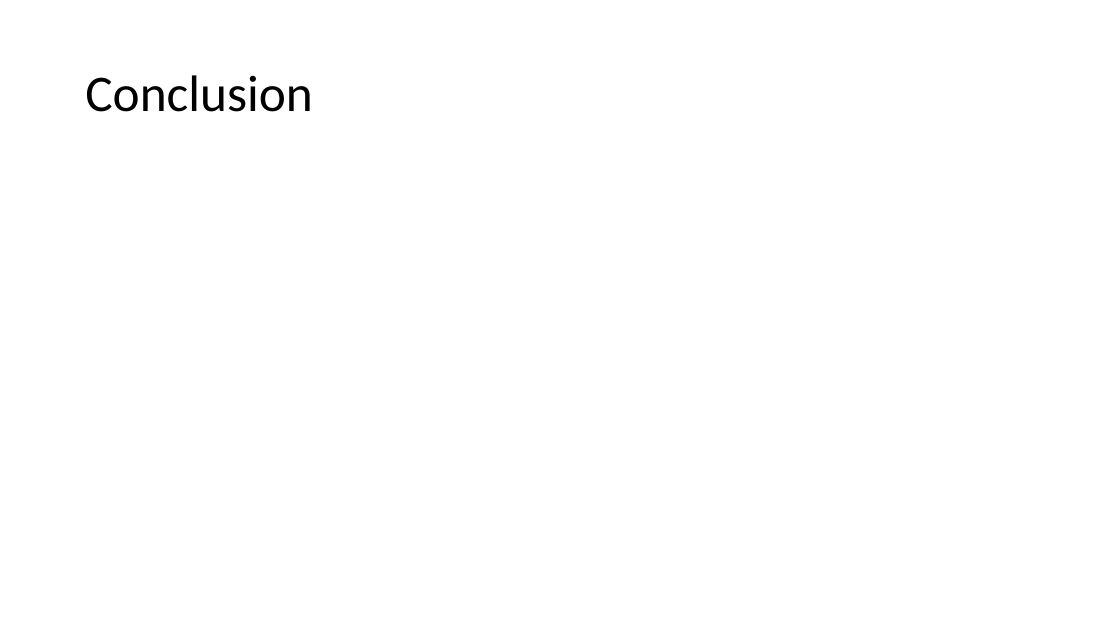
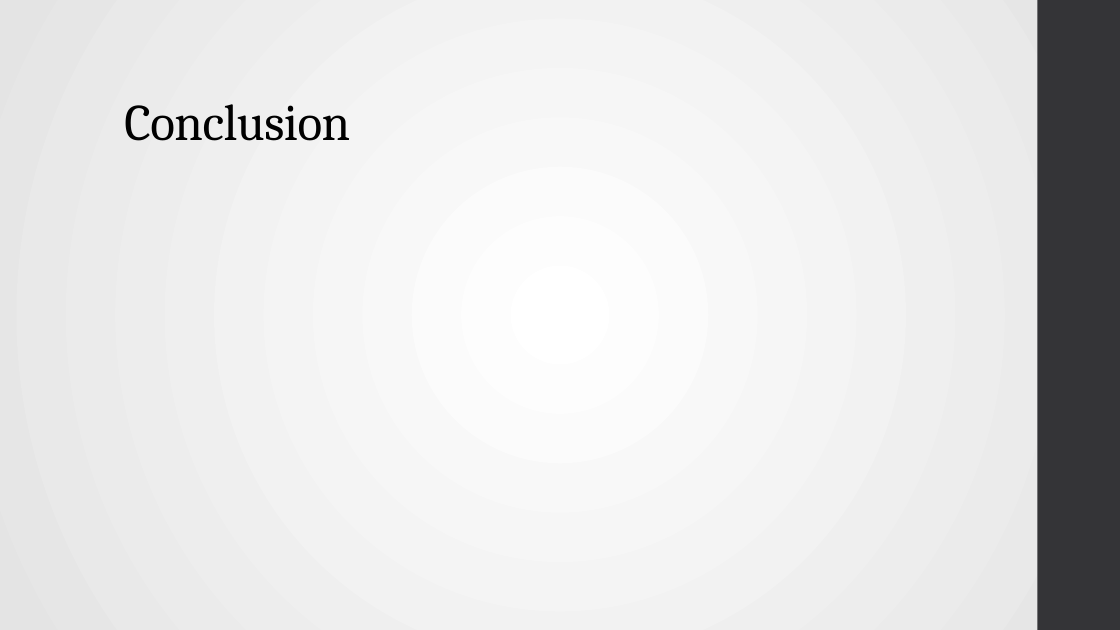
Before and after one commit to Erik-Dickamore/econometrics-final-project, a slide deck: slide 8 of The Presentation.pptx. Drawn at 1120x630 pixels with LibreOffice and Linux fonts; fonts in the diff are those of the drawing. Boxes give left, top, right and bottom in pixels: in the first picture for what was removed or moved away, otherwise in the second. Text is boxed around its words. In the diff, an @@ line names an element or a change of style, - is before the commit and + after.

```diff
--- a/The Presentation.pptx
+++ b/The Presentation.pptx
@@ background #FFFFFF to gradient #FFFFFF to #E5E5E5 @@
@@ rectangle added at (1038, 0, 1120, 630), fill #353537 @@
@@ title "Conclusion": place and size @@
-title "Conclusion" at (85, 75, 313, 112)
+title "Conclusion" at (124, 104, 350, 141)
@@ title "Conclusion" at (124, 104, 350, 141): font Calibri to Cambria, letter spacing 0 to -0.5 pt; vertical alignment middle to bottom @@
```
Also in this commit, not shown: 6 other slides changed, 1 slide added, 1 slide removed.
